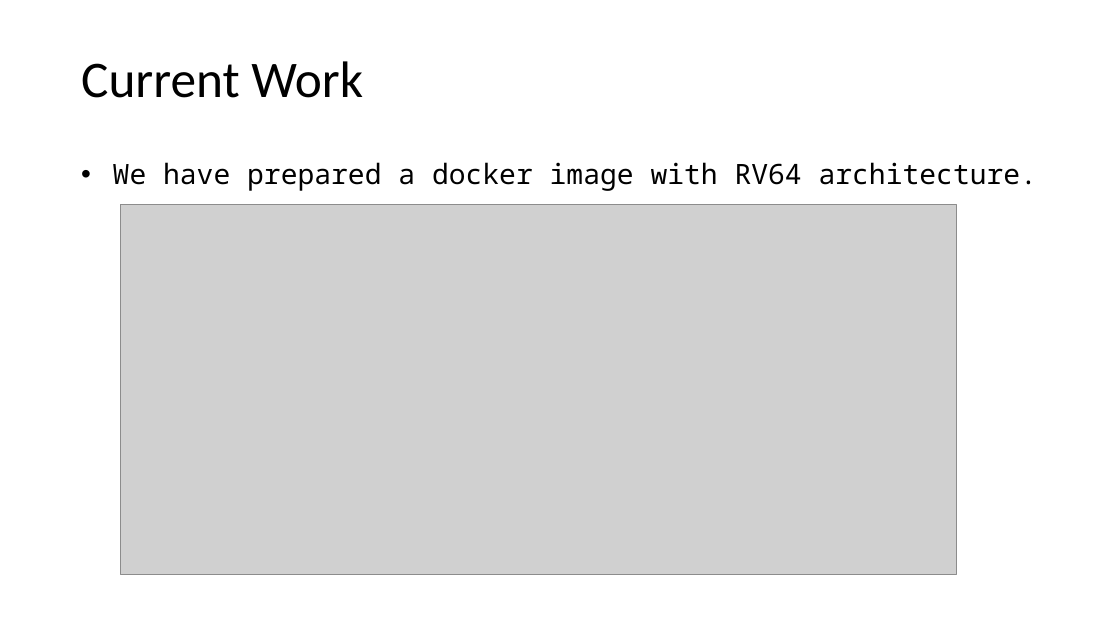
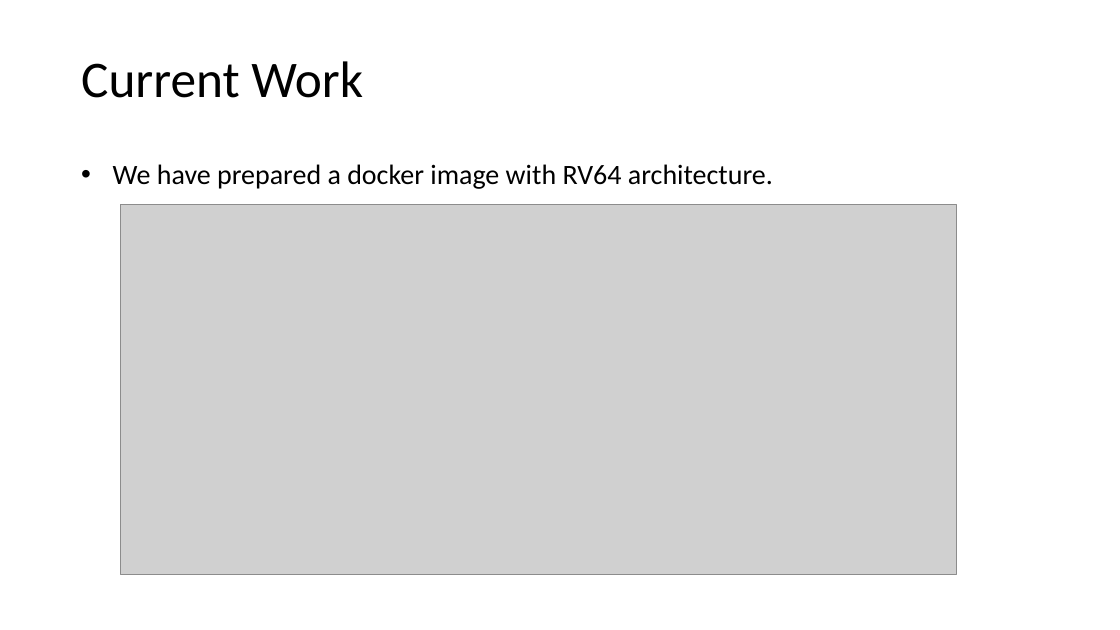
Before and after one commit to LiGaOg/libpmp, a slide deck: slide 29 of proposal.pptx (slide 28 before the commit). Drawn at 1120x630 pixels with LibreOffice and Linux fonts; fonts in the diff are those of the drawing; grey boxes stand for pictures. Boxes give left, top, right and bottom in pixels: in the first picture for what was removed or moved away, otherwise in the second. Text is boxed around its words. In the diff, an @@ line names an element or a change of style, - is before the commit and + after.

Commit message:
Fix slide's font

```diff
--- a/proposal.pptx
+++ b/proposal.pptx
@@ text "We have prepared a docker ..." at (x1=113, y1=164, x2=773, y2=189): font Noto Sans Mono to Calibri @@
```
Also in this commit, not shown: 20 other slides changed, 1 slide added.
